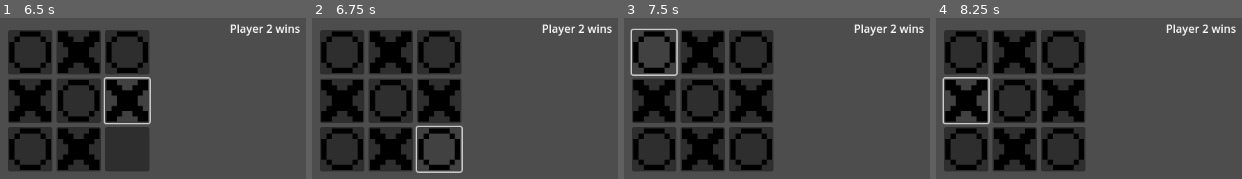
Above: before the commit, frames 1-4 (left to right).
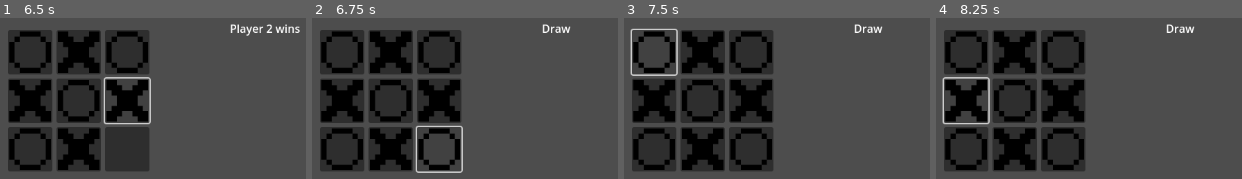
Above: after the commit, the same moments.

Repository: nhunghia1992/tic-tac-toe-godot
Game: Godot game, scene res://global.tscn
The game is run twice, just before and just after one commit, with the same random seed, the same clock (stepped at 60 frames per second) and the same inputs.
Inputs (mouse positions are in pixels of both pictures, inside the frame that each line leads up to):
- Up to frame 1 (6.5 s): click (30, 51) at 0.5 s; click (30, 100) at 1.27 s; click (30, 150) at 2.02 s; click (79, 51) at 2.77 s; click (79, 100) at 3.52 s; click (79, 150) at 4.27 s; click (128, 51) at 5.02 s; click (128, 100) at 5.77 s
- Up to frame 2 (6.75 s): click (440, 150) at 6.52 s
- Up to frame 3 (7.5 s): click (654, 51) at 7.25 s
- Up to frame 4 (8.25 s): click (966, 100) at 8.02 s

Frame 1 is identical in both runs. In frame 2, 0.6% of the frame differs, in the area x 75-99%, y 3-12%; in frame 3, 0.6%; in frame 4, 0.6%.

Commit message:
Added draw condition

Diff:
--- a/Turn.gd
+++ b/Turn.gd
@@ -7,7 +7,9 @@
 
 
 func _process(_delta):
-	if winner == -1:
+	if winner == -1 && turn_number <= pow(Game.size,2):
 		text = "Turn " + str(turn_number)
+	elif turn_number > pow(Game.size, 2):
+		text = "Draw"
 	else:
 		text = "Player " + str(winner) + " wins"
